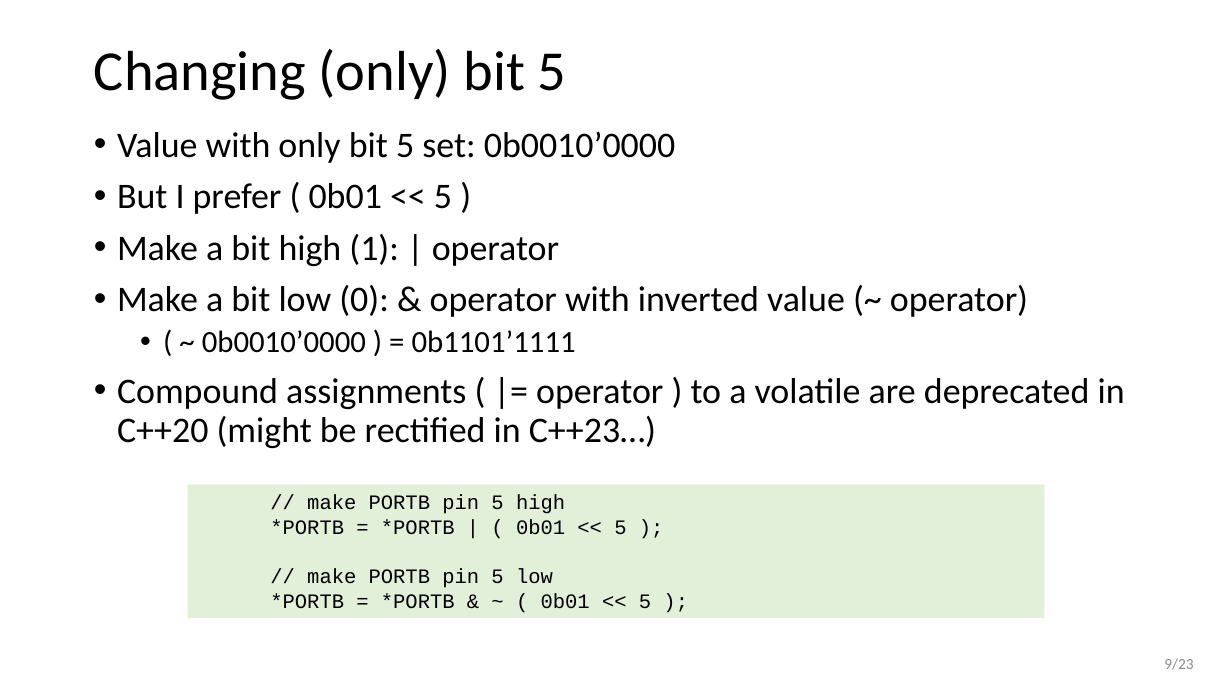
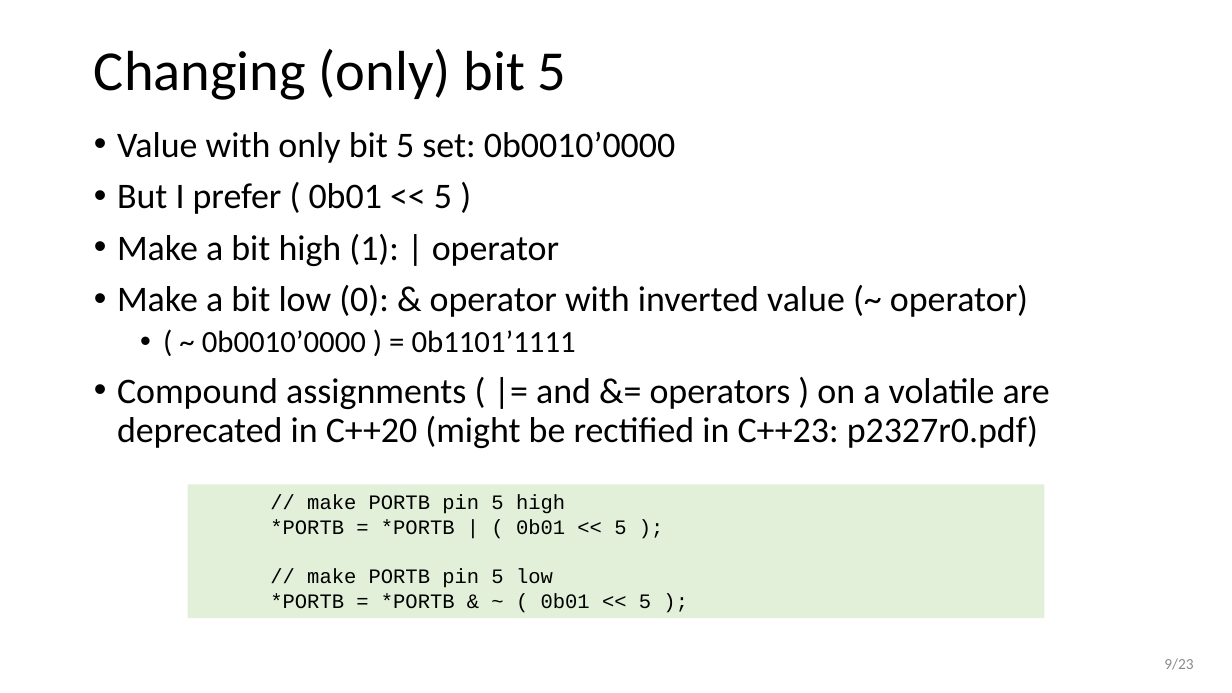
Before and after one commit to wovo/talk-gpio-abstractions, a slide deck: slide 9 of powerpoint/gpio-abstractions.pptx. Drawn at 1232x693 pixels with LibreOffice and Linux fonts; fonts in the diff are those of the drawing. Boxes give left, top, right and bottom in pixels: in the first picture for what was removed or moved away, otherwise in the second. Text is boxed around its words. In the diff, an @@ line names an element or a change of style, - is before the commit and + after.

```diff
--- a/powerpoint/gpio-abstractions.pptx
+++ b/powerpoint/gpio-abstractions.pptx
@@ text at <box>117,378,1050,448</box>: text changed @@
-• Compound assignments ( |= operator ) to a volatile are deprecated in C++20 (might be rectified in C++23…)
+• Compound assignments ( |= and &= operators ) on a volatile are deprecated in C++20 (might be rectified in C++23: p2327r0.pdf)
```
Also in this commit, not shown: 3 other slides changed, 1 other file.
